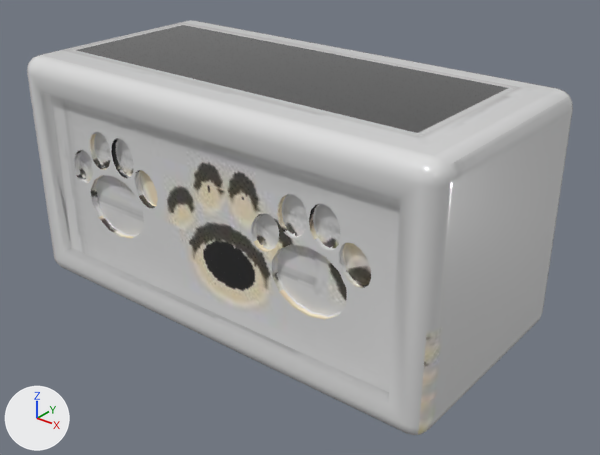
The glTF model yapi/model/royal/kup2.glb: old version first, new version second.
Camera for both pictures: a camera (50 mm lens) standing at (2.04, -2.43, 1.36) and looking at (0.1, -0.01, -0.14). Lighting does not change. The marker at lower left points along +X, +Y and +Z. The older version comes first. Vertices at exactly the same position are counted once.

Names of what the first picture shows: 'blok'.
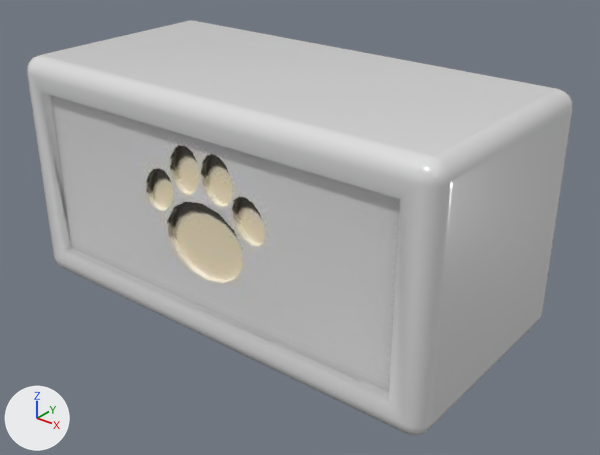
What differs and where, as boxes [x1, y1, x2, y2] in the pictures (600 x 455 px):
part 1 of me_blok, reshaped: [50, 95, 400, 392] in both
part 2 of me_blok, surface changed: [48, 22, 568, 435] in both

What the commit changed:
me_blok is used by ob_blok; location (0.0, 0.0, 0.0).
me_blok had 1104 vertices, 2204 faces and spanned x -1.0..1.0, y -0.5..0.5, z -0.5..0.5.
me_blok now has 636 vertices, 1268 faces and spans x -1.0..1.0, y -0.5..0.5, z -0.5..0.5.
me_blok part 1: 20 vertices moved from x -0.59..0.33, y -0.47..-0.44, z -0.19..0.25 to x -0.28..0.31, y -0.47..-0.44, z 0.0..0.3; 440 vertices removed from x -0.76..0.76, y -0.47..-0.44, z -0.19..0.25; 206 vertices added at x -0.31..0.31, y -0.47..-0.44, z -0.23..0.31.
me_blok part 2: 335 kept faces spanning x -1.0..1.0, y -0.5..0.5, z -0.5..0.5 get new texture (UV) coordinates.
Other edits to the shape of me_blok do not show in these pictures.
